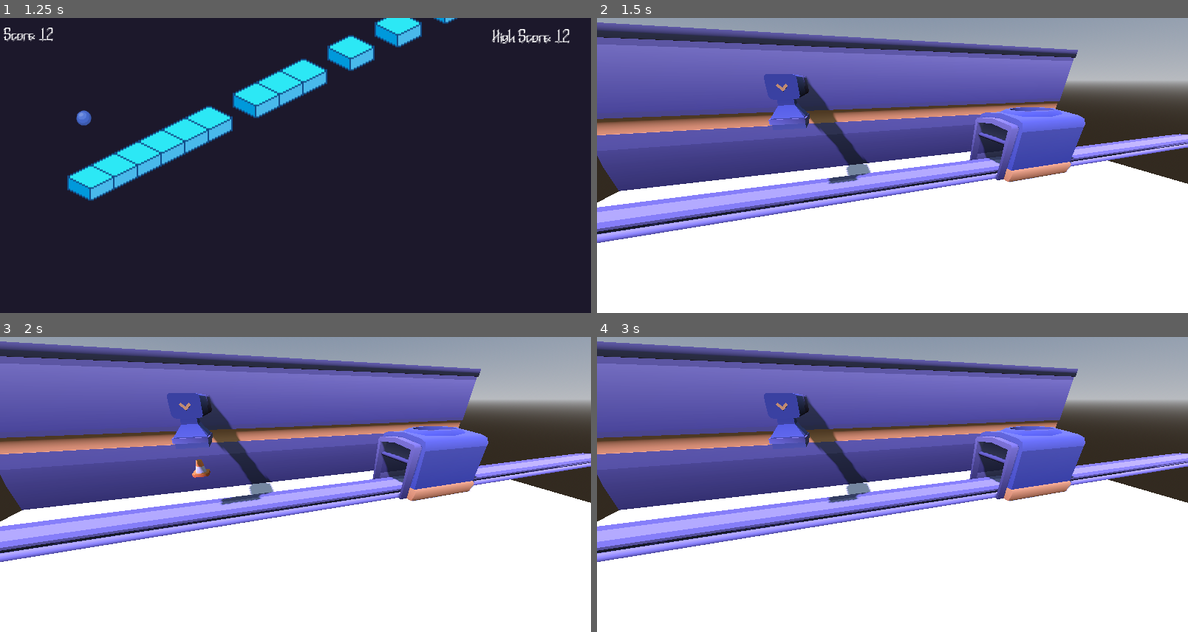
Above: before the commit, frames 1-4 (two rows, left to right).
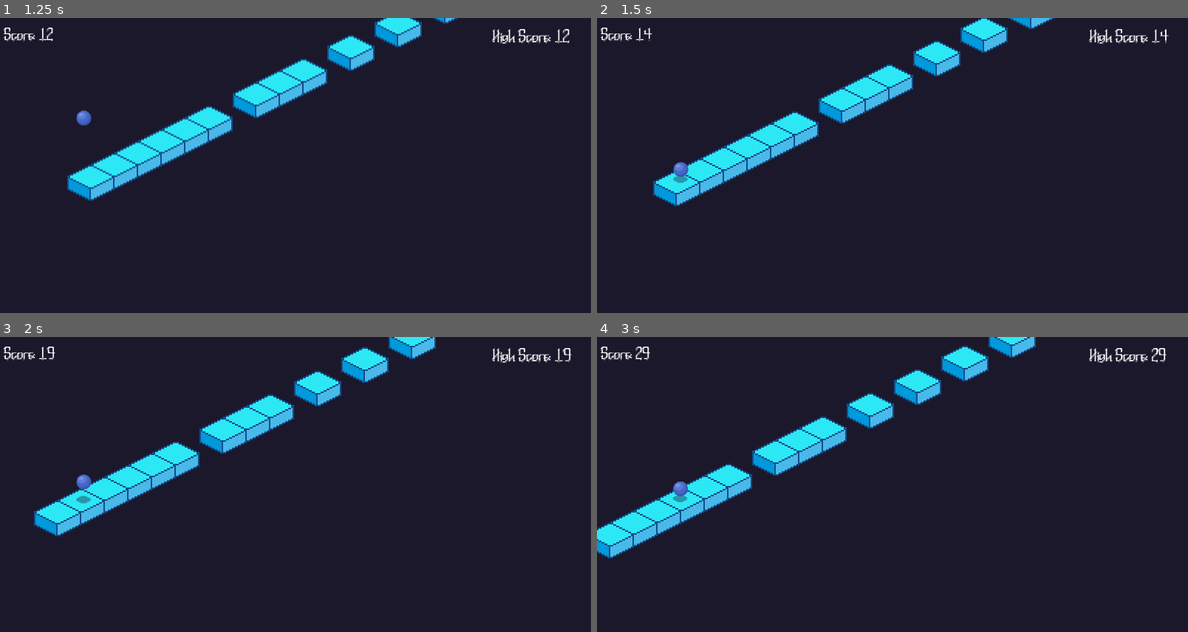
Above: after the commit, the same moments.

Repository: ofknee/tap-tap-tap
Game: Godot game, scene res://scenes/root.tscn
Same seed, same stepped clock (60 frames per second), same inputs: the game is played once before the commit and once after it.
Inputs:
- Up to frame 1 (1.25 s): tap Enter (ui_accept) at 0.5, 0.77 s; hold Right (RIGHT) from 0.53 s (still down); tap Shift (SWITCH) at 0.6 s
- Up to frame 2 (1.5 s): release Right (RIGHT) at 1.28 s; hold A (LEFT) from 1.28 s (still down); tap Shift (SWITCH) at 1.35 s
- Up to frame 3 (2 s): keep holding A (LEFT); tap Enter (ui_accept) at 1.52 s
- Up to frame 4 (3 s): release A (LEFT) at 2.03 s; hold Right (RIGHT) from 2.03 s (still down); tap Shift (SWITCH) at 2.1, 2.85 s

Frame 1 is identical in both runs. In frame 2, 96% of the frame differs, in the area x 0-100%, y 0-100%; in frame 3, 96%; in frame 4, 96%.

Commit message:
speed investigation

Diff:
--- a/scenes/factory/spawnable.gd
+++ b/scenes/factory/spawnable.gd
@@ -1,6 +1,7 @@
 extends Node3D
 
-var speed = Global.speed/70
+#var speed = Global.speed/70
+var speed = 1
 
 # Called when the node enters the scene tree for the first time.
 func _ready() -> void:
--- a/scenes/iso/jump_strip.gd
+++ b/scenes/iso/jump_strip.gd
@@ -4,6 +4,8 @@
 var tile = {"id" : 1, "atlas_coords" : Vector2i(1,0), }
 var last_tile
 var generation = Global.generation
+var speed : float = 1.0
+
 
 func _ready() -> void:
 	SignalBus.spawn_new.connect(spawn_tile)
@@ -29,7 +31,7 @@
 
 # Called every frame. 'delta' is the elapsed time since the previous frame.
 func _physics_process(delta: float) -> void:
-	global_position -= Vector2(Global.speed*2, -Global.speed)
+	global_position -= Vector2(speed*2, -speed)
 	for tile in get_used_cells():
 		var world_pos = to_global(map_to_local(tile))
 		if world_pos.x < -32:
--- a/scenes/iso/player.gd
+++ b/scenes/iso/player.gd
@@ -1,8 +1,8 @@
 extends CharacterBody2D
 
 
-@onready var SPEED = Global.player_speed
-@onready var JUMP_VELOCITY = Global.jump_vel
+@onready var SPEED = 300
+@onready var JUMP_VELOCITY = -280
 @onready var ray = $RayCast2D
 @onready var shadow = $Shadow
 @onready var score_label = $"../Timer/HBoxContainer/score"
@@ -22,9 +22,9 @@
 		shadow.hide()
 	# Add the gravity.
 	if not is_on_floor():
-		if Global.accel_count > 1:
-			velocity += get_gravity() * delta * 1.1 * (1*Global.accel_count)
-		else:
+		#if Global.accel_count > 1:
+		#	velocity += get_gravity() * delta * 1.1 * (1*Global.accel_count)
+		#else:
 			velocity += get_gravity() * delta * 1.1
 	# Handle jump.
 	if Input.is_action_pressed("ui_accept") and is_on_floor():
@@ -50,11 +50,11 @@
 func _on_timer_timeout() -> void:
 	add_point()
 
-func _input(event : InputEvent) -> void:
-	if Input.is_action_just_pressed("SWITCH"):
-		get_tree().change_scene_to_file("res://scenes/factory/factory.tscn")
-	if Global.high_score%100 == 0:
-		Global.speed = Global.speed*1.1
-		Global.player_speed = Global.player_speed*1.1
-		Global.jump_vel = Global.jump_vel*1.1
-		Global.accel_count += 1
+#func _input(event : InputEvent) -> void:
+#	if Input.is_action_just_pressed("SWITCH"):
+		#get_tree().change_scene_to_file("res://scenes/factory/factory.tscn")
+	#if Global.high_score%100 == 0:
+		#Global.speed = Global.speed*1.1
+		#Global.player_speed = Global.player_speed*1.1
+		#Global.jump_vel = Global.jump_vel*1.1
+		#Global.accel_count += 1
